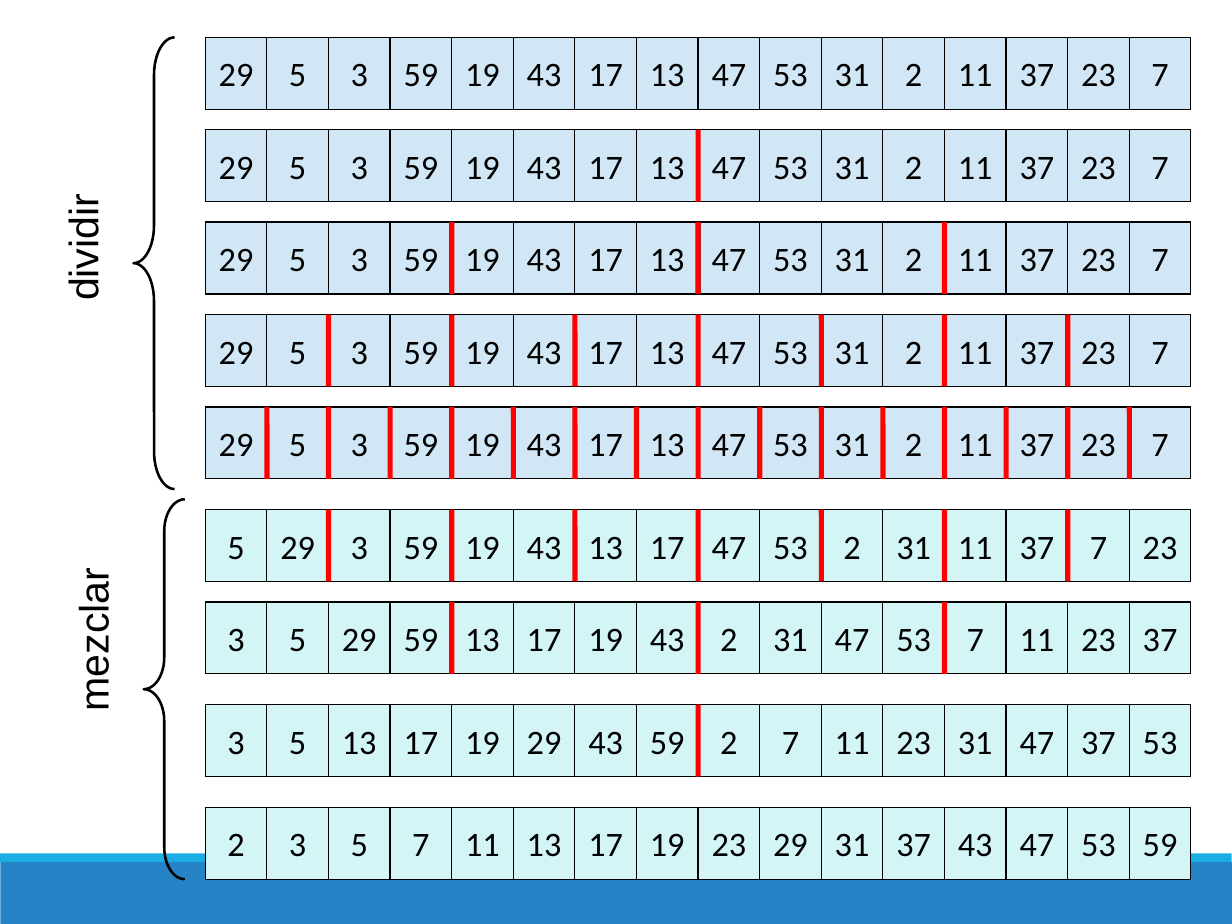
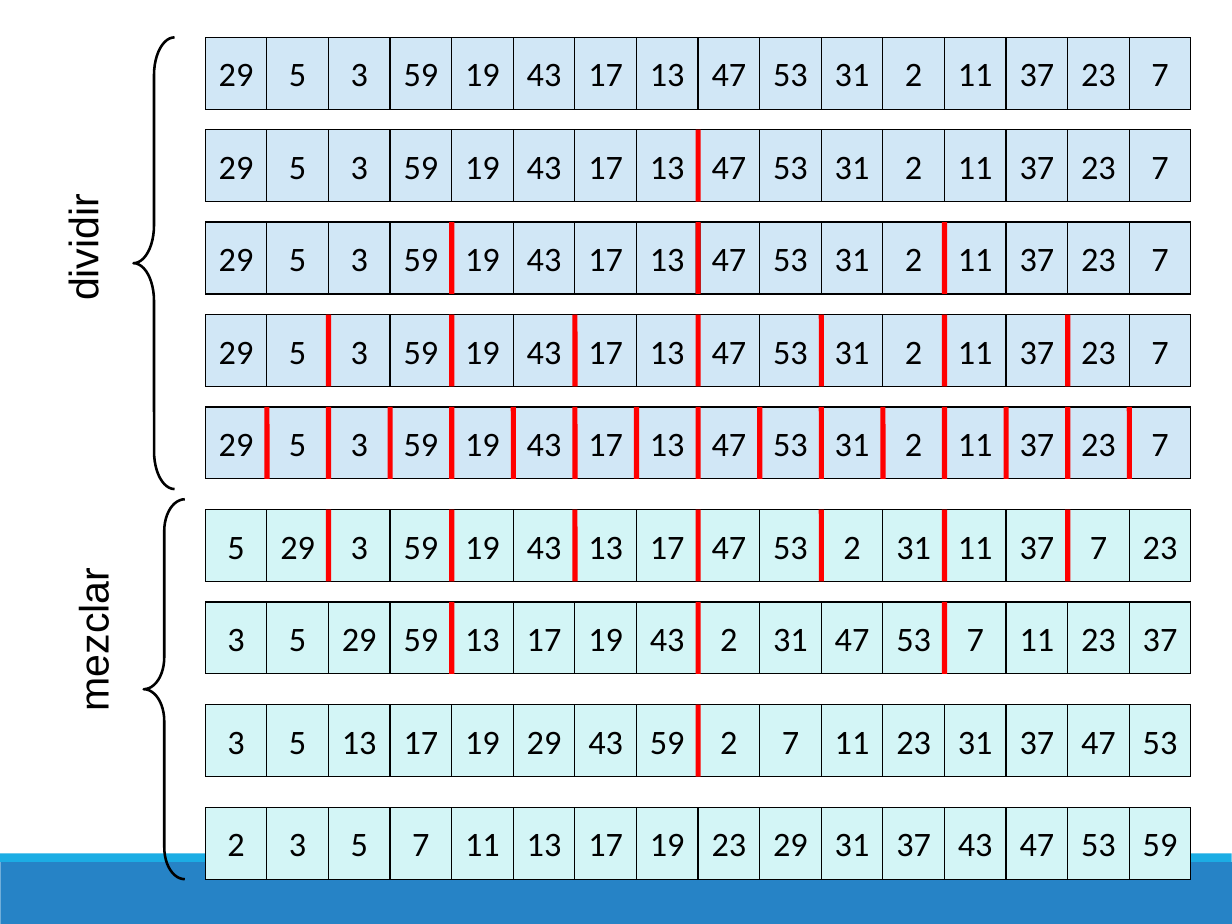
Before and after one commit to chris-carstens/2020-2, a slide deck: slide 14 of Clases/02 - Merge Sort & Dividir para Conquistar/03 - Merge Sort & Dividir para Conquistar.pptx. Drawn at 1232x924 pixels with LibreOffice and Linux fonts; fonts in the diff are those of the drawing. Boxes give left, top, right and bottom in pixels: in the first picture for what was removed or moved away, otherwise in the second. Text is boxed around its words. In the diff, an @@ line names an element or a change of style, - is before the commit and + after.

```diff
--- a/Clases/02 - Merge Sort & Dividir para Conquistar/03 - Merge Sort & Dividir para Conquistar.pptx
+++ b/Clases/02 - Merge Sort & Dividir para Conquistar/03 - Merge Sort & Dividir para Conquistar.pptx
@@ rectangle "37": place and size @@
-rectangle "37" at (1068, 705, 1130, 776)
+rectangle "37" at (1007, 705, 1068, 776)
@@ rectangle "47": place and size @@
-rectangle "47" at (1007, 705, 1068, 776)
+rectangle "47" at (1068, 705, 1130, 776)
```
Also in this commit, not shown: 2 other files.
